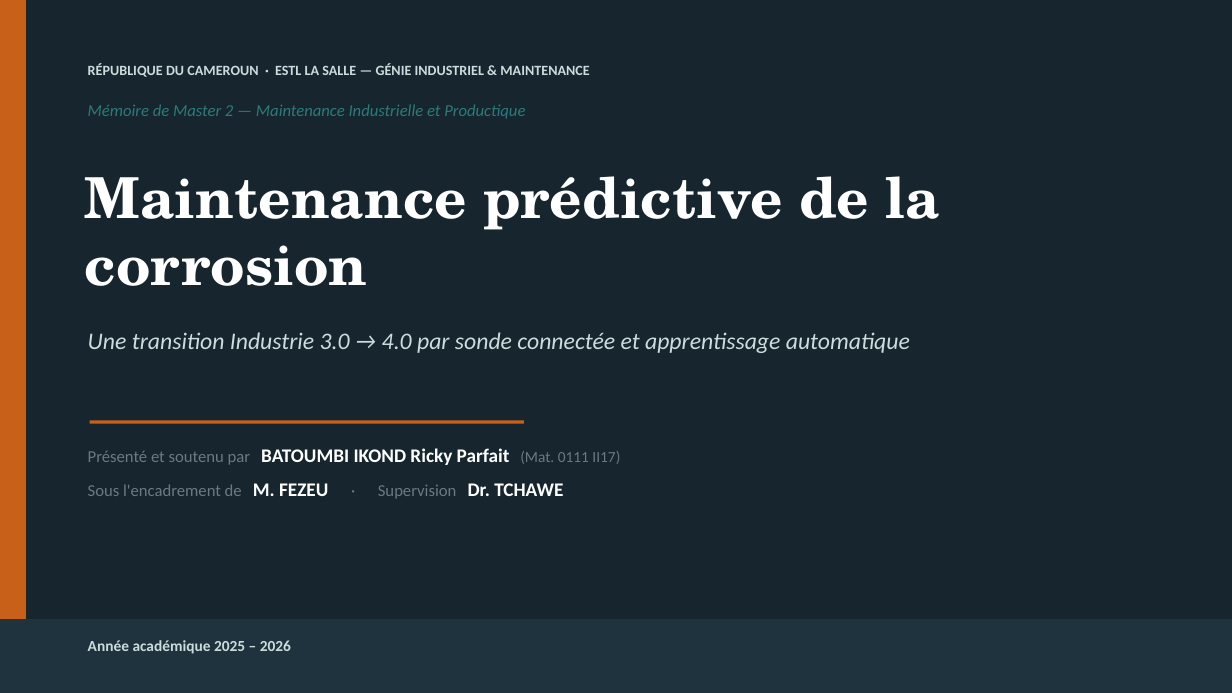
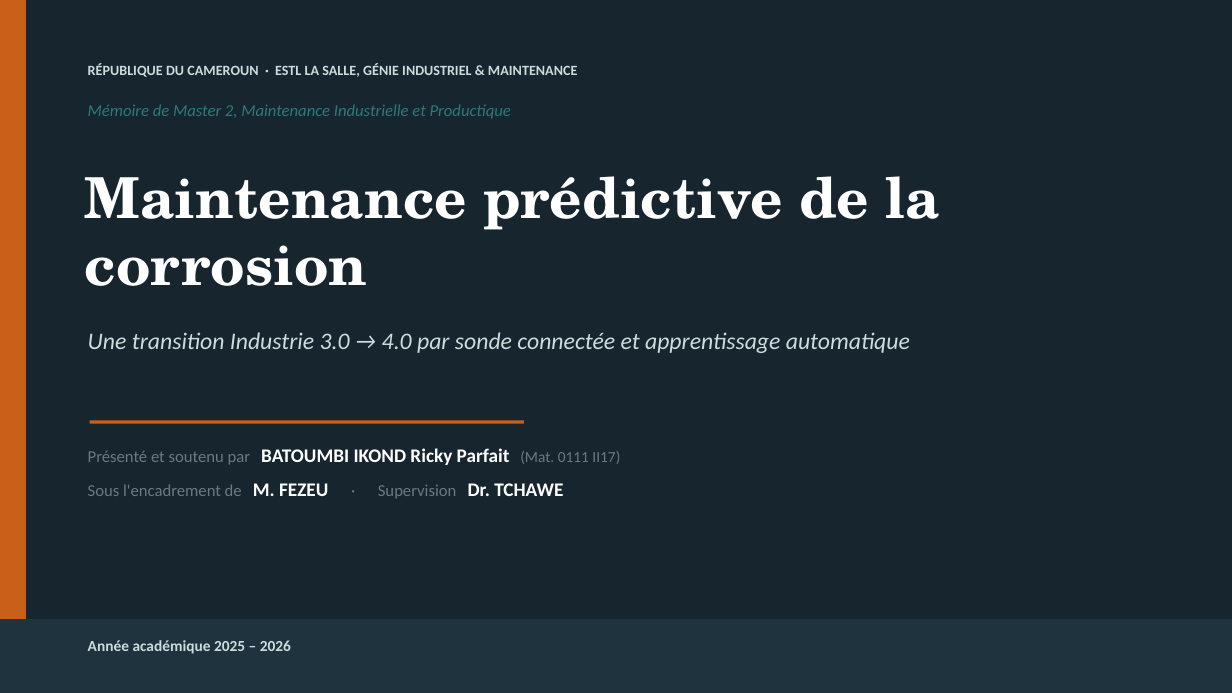
Before and after one commit to londola13/predictive-maintenance-corrosion, a slide deck: slide 1 of soutenance/Soutenance_Corrosion_BATOUMBI.pptx. Drawn at 1232x693 pixels with LibreOffice and Linux fonts; fonts in the diff are those of the drawing. Boxes give left, top, right and bottom in pixels: in the first picture for what was removed or moved away, otherwise in the second. Text is boxed around its words. In the diff, an @@ line names an element or a change of style, - is before the commit and + after.

```diff
--- a/soutenance/Soutenance_Corrosion_BATOUMBI.pptx
+++ b/soutenance/Soutenance_Corrosion_BATOUMBI.pptx
@@ text at (x1=88, y1=63, x2=577, y2=77): text changed @@
-RÉPUBLIQUE DU CAMEROUN · ESTL LA SALLE — GÉNIE INDUSTRIEL & MAINTENANCE
+RÉPUBLIQUE DU CAMEROUN · ESTL LA SALLE, GÉNIE INDUSTRIEL & MAINTENANCE
@@ text at (x1=88, y1=104, x2=511, y2=119): text changed @@
-Mémoire de Master 2 — Maintenance Industrielle et Productique
+Mémoire de Master 2, Maintenance Industrielle et Productique
```
Also in this commit, not shown: 11 other slides changed, 2 other files.
